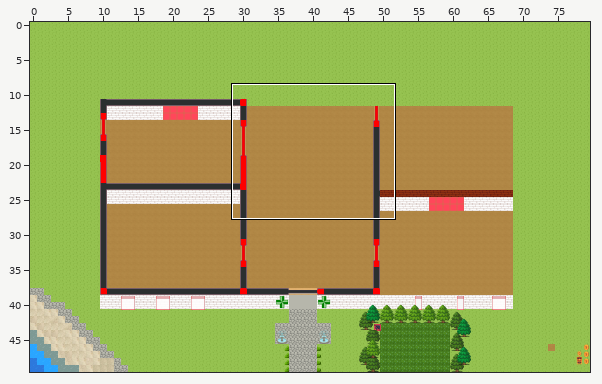
An edit to a level. Tiled map (JSON), mapPharma.tmj. Above: a wide view before the commit, with the close-up outlined.
Close-up. Before:
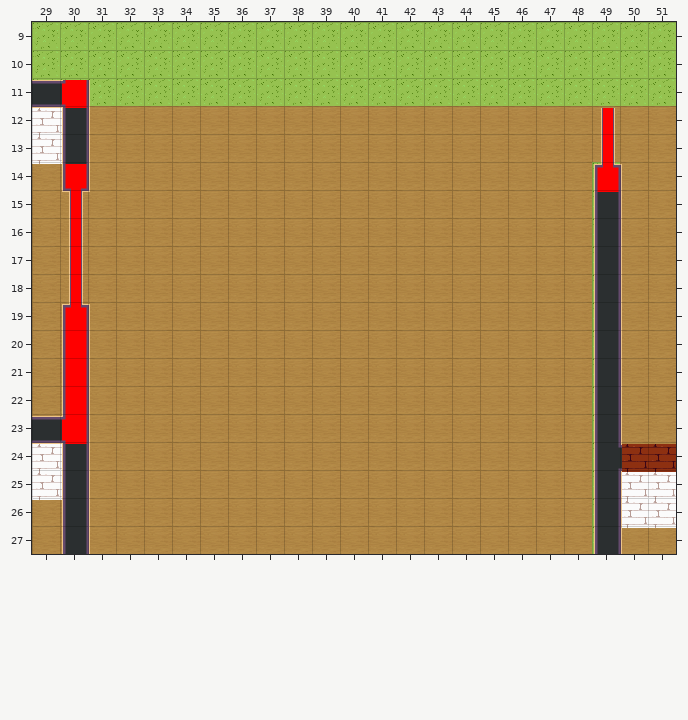
Cells are 32x32 px. Shown: x 29..51, y 9..27. The commit also changed other parts of the map, which this record leaves out.
Once edited:
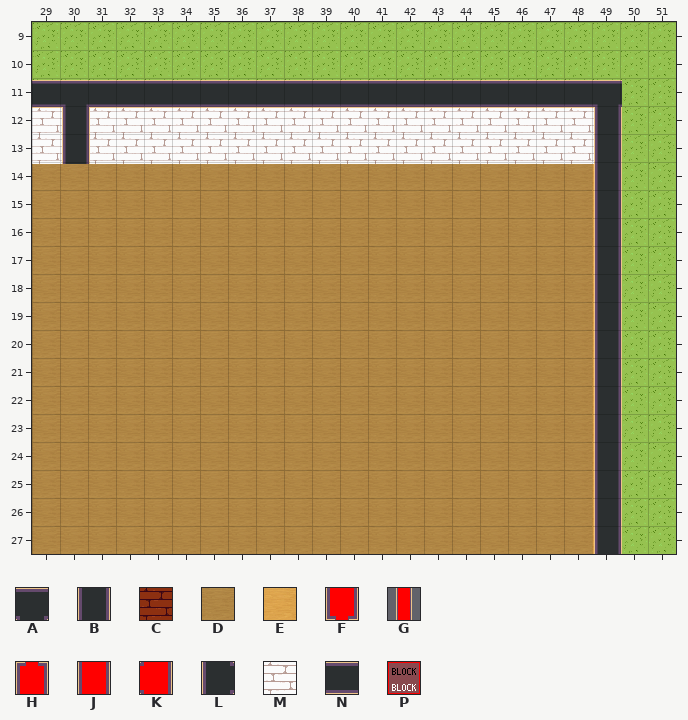
Key: from "WA_Room_Builder": A 160, B 193, C 285, D 353, E 378; from "WA_Room_Builder Rouge": F 11, G 36, H 61, J 102, K 158, L 218, M 310, N 369; from "WA_Special_Zones": P 2.
_ is an empty cell.
From old to new:
Layer "collisions":
Tile P is added in rows 12 to 13 at x 31 to 49.
Tile P is gone in row 14 at x 30; in rows 19 to 22 at x 30; in row 23 at x 29 to 30; in row 24 at x 29 to 30 and 50 to 51; in row 25 at x 29 to 30 and 51; in row 26 at x 30 and 50 to 51.
Tile P is gone in row 27 at x 30.
Layer "floor/Sols Interieurs":
Tile E is added in rows 14 to 27 at x 49.
Tile D is gone in rows 12 to 27 at x 50 to 51.
Layer "walls Brique":
Tile M is added in rows 12 to 13 at x 31 to 48.
Tile C is gone in row 24 at x 50 to 51.
Tile M is gone in row 24 at x 29; in row 25 at x 29 and 50 to 51; in row 26 at x 50 to 51.
Layer "walls Vue dessus":
Tile A replaces tile K in row 11 at x 30.
Tile A is added in row 11 at x 49.
Tile B replaces tile G in rows 12 to 13 at x 49.
Tile B replaces tile H in row 14 at x 49.
Tile B replaces tile L in row 24 at x 49.
Tile N is added in row 11 at x 31 to 48.
Tile B is gone in rows 24 to 27 at x 30.
Tile F is gone in row 14 at x 30.
Tile G is gone in rows 15 to 18 at x 30.
Tile H is gone in row 19 at x 30.
Tile J is gone in rows 20 to 22 at x 30.
Tile K is gone in row 23 at x 30.
Tile N is gone in row 23 at x 29.
